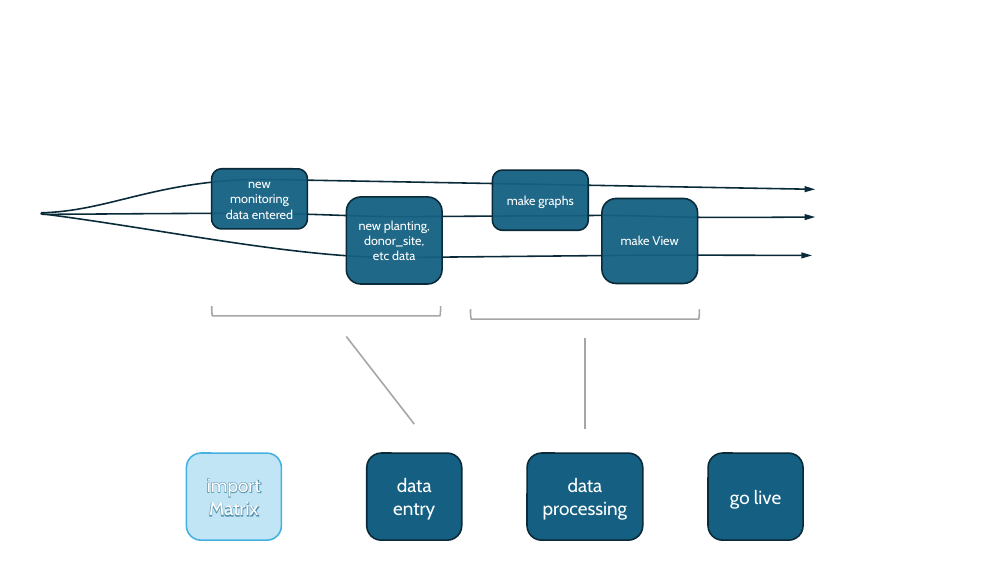
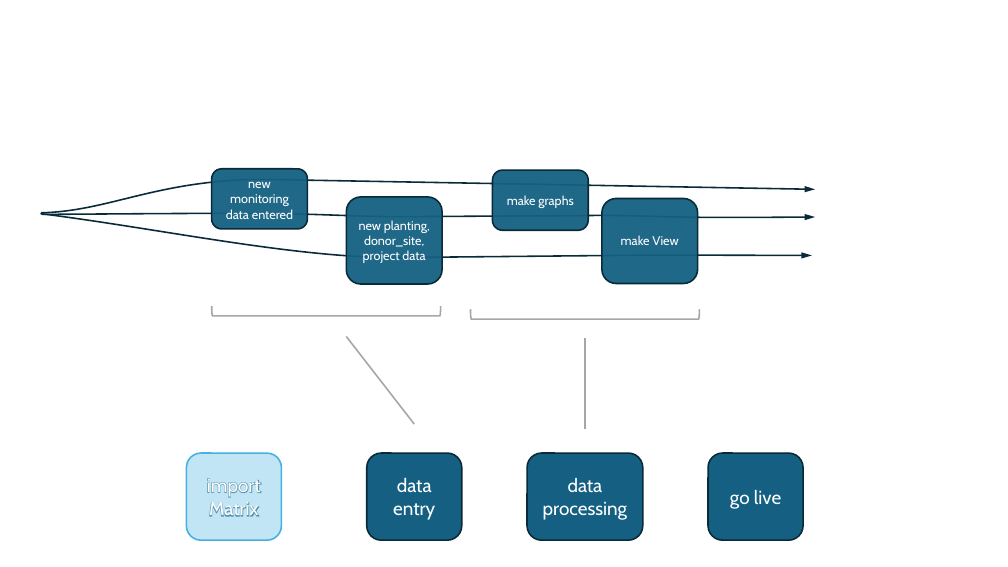
Before and after one commit to WA-Nearshore/seagrass-restoration-processing, a slide deck: slide 7 of docs/seagrass_restoration_storymap_notes.pptx. Drawn at 1008x567 pixels with LibreOffice and Linux fonts; fonts in the diff are those of the drawing. Boxes give left, top, right and bottom in pixels: in the first picture for what was removed or moved away, otherwise in the second. Text is boxed around its words. In the diff, an @@ line names an element or a change of style, - is before the commit and + after.

```diff
--- a/docs/seagrass_restoration_storymap_notes.pptx
+++ b/docs/seagrass_restoration_storymap_notes.pptx
@@ text in rounded rectangle at box(359, 220, 430, 263): text changed @@
-new planting, donor_site, etc data
+new planting, donor_site, project data
```
Also in this commit, not shown: 4 other slides changed, 5 slides added, 1 slide removed, 4 other files.
